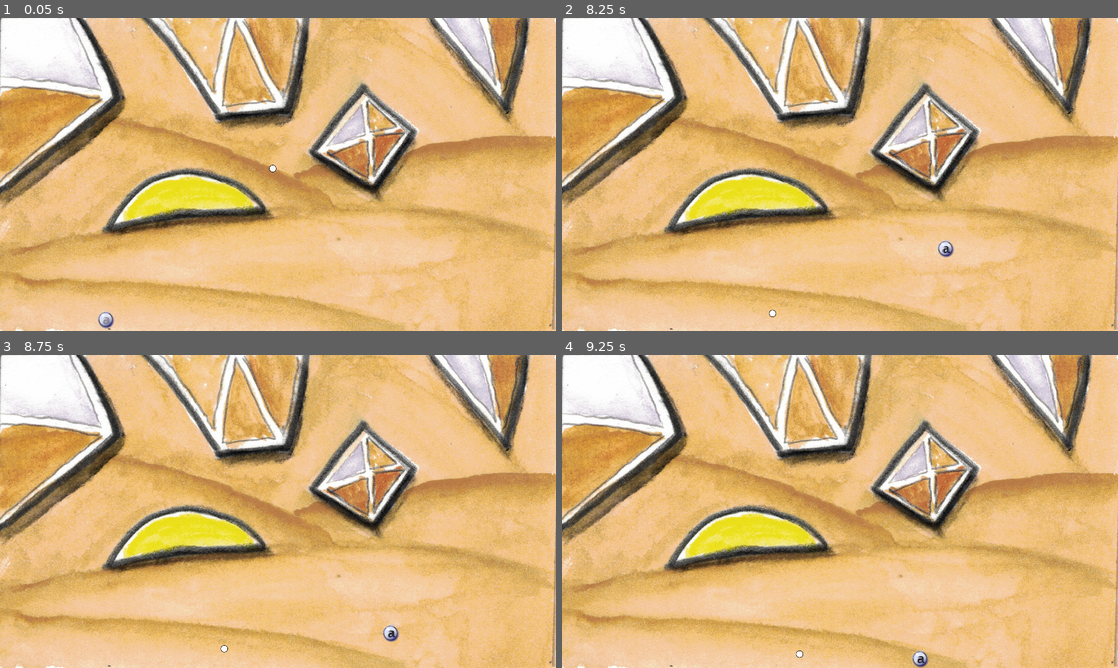
Above: before the commit, frames 1-4 (two rows, left to right).
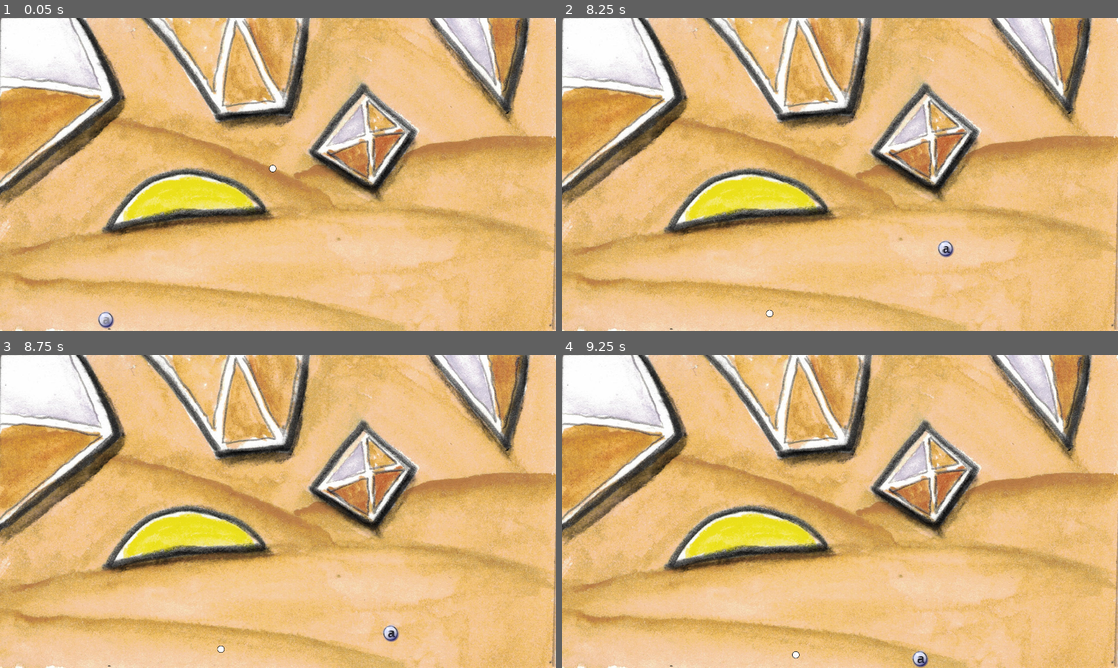
Above: after the commit, the same moments.

Repository: airwindows/ClusterFluff
Game: Godot game, scene res://GameMap.tscn
Same seed, same stepped clock (60 frames per second), same inputs: the game is played once before the commit and once after it.
Inputs:
- Up to frame 1 (0.05 s): no input
- Up to frame 2 (8.25 s): tap Enter (ui_accept) at 0.5, 0.77, 1.52, 3.02, 3.77, 4.52, 6.02, 6.77, 7.52 s; hold Right (ui_right) 0.53-1.28 s; hold Shift 0.53-1.28 s; hold Down (ui_down) 1.28-2.03 s; tap Shift every 1.5 s from 1.35 to 7.35 s; hold Right (ui_right) 2.03-2.78 s; hold Shift 2.03-2.78 s; hold Up (ui_up) 2.78-3.53 s; hold Shift 3.53-4.28 s; hold Left (ui_left) 3.53-5.03 s; hold Down (ui_down) 5.03-5.78 s; hold Shift 5.03-5.78 s; hold Right (ui_right) 5.78-6.53 s; hold Up (ui_up) 6.53-7.28 s; hold Shift 6.53-7.28 s; hold Right (ui_right) 7.28-8.03 s; hold Down (ui_down) from 8.03 s (still down); hold Shift from 8.03 s (still down)
- Up to frame 3 (8.75 s): keep holding Down (ui_down); keep holding Shift
- Up to frame 4 (9.25 s): release Down (ui_down) at 8.78 s; release Shift at 8.78 s; hold Left (ui_left) from 8.78 s (still down); tap Shift at 8.85 s; tap Enter (ui_accept) at 9.02 s

Frame 1 is identical in both runs. In frame 2, less than 0.1% of the frame differs, in the area x 36-39%, y 93-96%; in frame 3, less than 0.1%; in frame 4, less than 0.1%, in the area x 41-44%, y 94-98%.

Commit message:
Platform Binaries

Diff:
--- a/TimingBall.gd
+++ b/TimingBall.gd
@@ -8,19 +8,19 @@
 	cycle = !cycle
 	if cycle:
 		if self.linear_velocity.x > 0:
-			self.linear_velocity.x -= delta
+			self.linear_velocity.x -= (delta*2)
 		else:
-			self.linear_velocity.x += delta
+			self.linear_velocity.x += (delta*2)
 		$CollisionShape2D.scale.x = size
 		if (self.scale.x < 0.10):
 			self.queue_free()
 	else:
 		if self.linear_velocity.y > 0:
-			self.linear_velocity.y -= delta
+			self.linear_velocity.y -= (delta*2)
 		else:
-			self.linear_velocity.y += delta
+			self.linear_velocity.y += (delta*2)
 		$CollisionShape2D.scale.y = size
-		if (self.linear_velocity.length() < (150-(60*size))):
-			size -= ((1.0000001 - size)*delta)
+		if (self.linear_velocity.length() < (80-(60*size))):
+			size -= ((1.0000001 - size)*(delta*2))
 		else:
 			size = (size+1.0)*0.5
Not shown, changed: export_presets.cfg
Not shown, added: LICENSE
Not shown, added: docs/ClusterFluff.exe
Not shown, changed: docs/ClusterFluff.pck
Not shown, added: docs/ClusterFluff.x86_64
Not shown, changed: docs/index.pck
